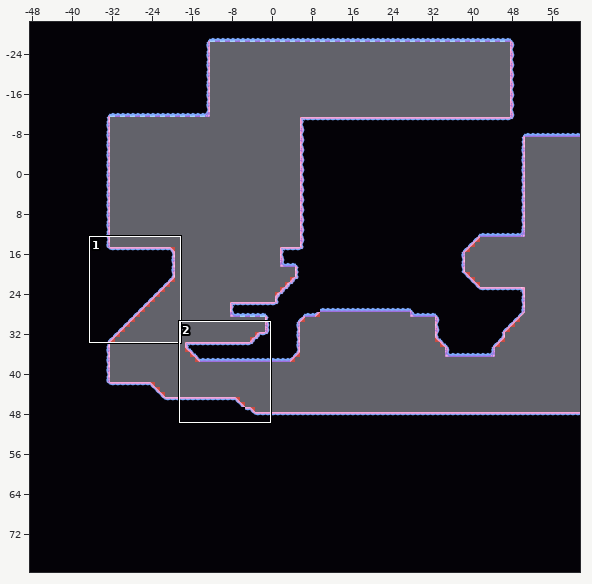
Two states of a Tiled map, UnityProject/CaseFileDream/Assets/CaseFileDream/TileSets/Tiled/Level01/Level01-HiddenGarden.tmx. The first picture is a wide view before the edit; the outline marks the close-up.
Close-up. The starting point:
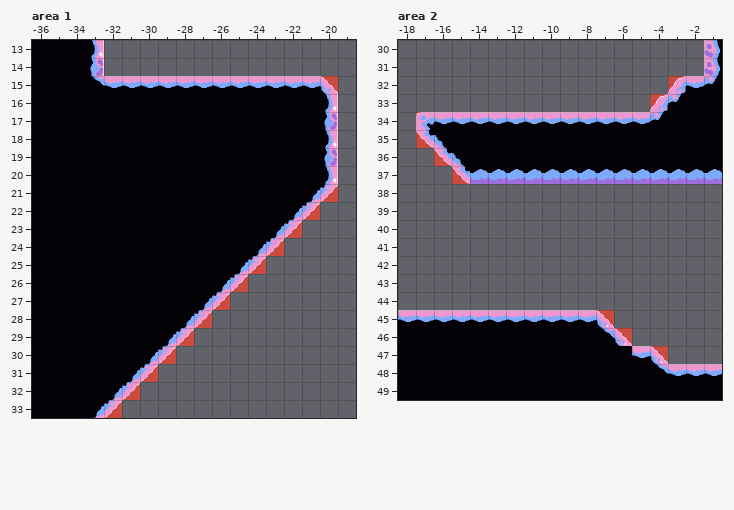
Cells are 32x32 px. Shown: area 1 x -36..-19, y 13..33; area 2 x -18..-1, y 30..49. The commit also changed other parts of the map, which this record leaves out.
After:
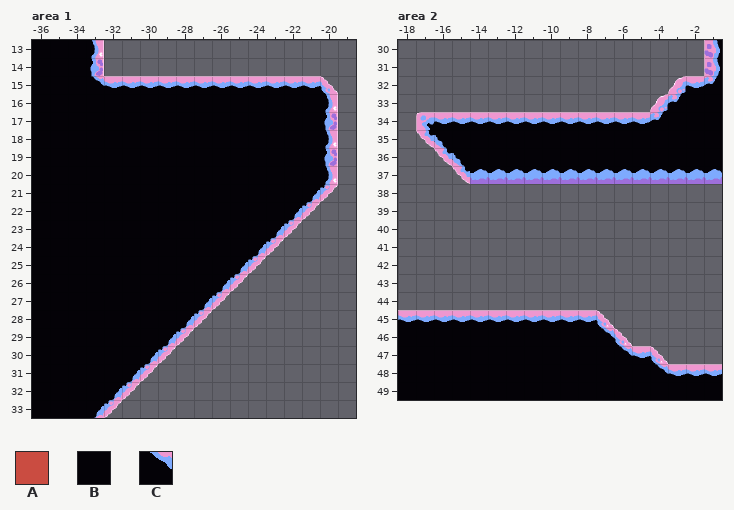
Key: from "BlockoutTileSetLvel01": A 16; from "PinkMossGarden": B 9, C 42.
_ is an empty cell.
The edit:
Layer "GardenBlockout" (now hidden), area 1:
y 15: x -20 A -> _
y 21: x -20 A -> _
y 22: x -21 A -> _
y 23: x -22 A -> _
y 24: x -23 A -> _
y 25: x -24 A -> _
y 26: x -25 A -> _
y 27: x -26 A -> _
y 28: x -27 A -> _
y 29: x -28 A -> _
y 30: x -29 A -> _
y 31: x -30 A -> _
y 32: x -31 A -> _
y 33: x -32 A -> _
Layer "GardenBlockout" (now hidden), area 2:
y 32: x -3 A -> _
y 33: x -4 A -> _
y 34..35: x -17 A -> _
y 36: x -16 A -> _
y 37: x -15 A -> _
y 45: x -7 A -> _
y 46: x -6 A -> _
y 47: x -4 A -> _
Layer "Overlay", area 2:
y 47: x -6 B -> C
Changed places in both close-ups, as pixel boxes (x1, y1, x2, y2):
removed: (321, 76, 338, 93)
removed: (105, 185, 338, 418)
removed: (650, 76, 685, 110)
removed: (416, 112, 470, 184)
changed: (597, 310, 632, 356)
removed: (651, 346, 668, 363)
